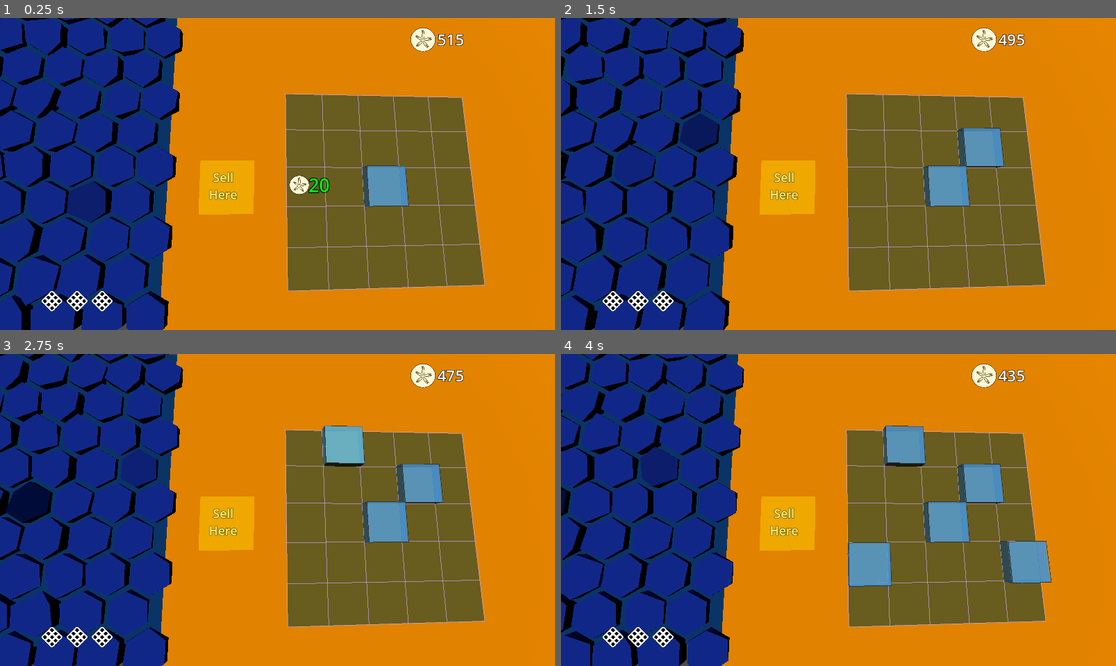
Above: before the commit, frames 1-4 (two rows, left to right).
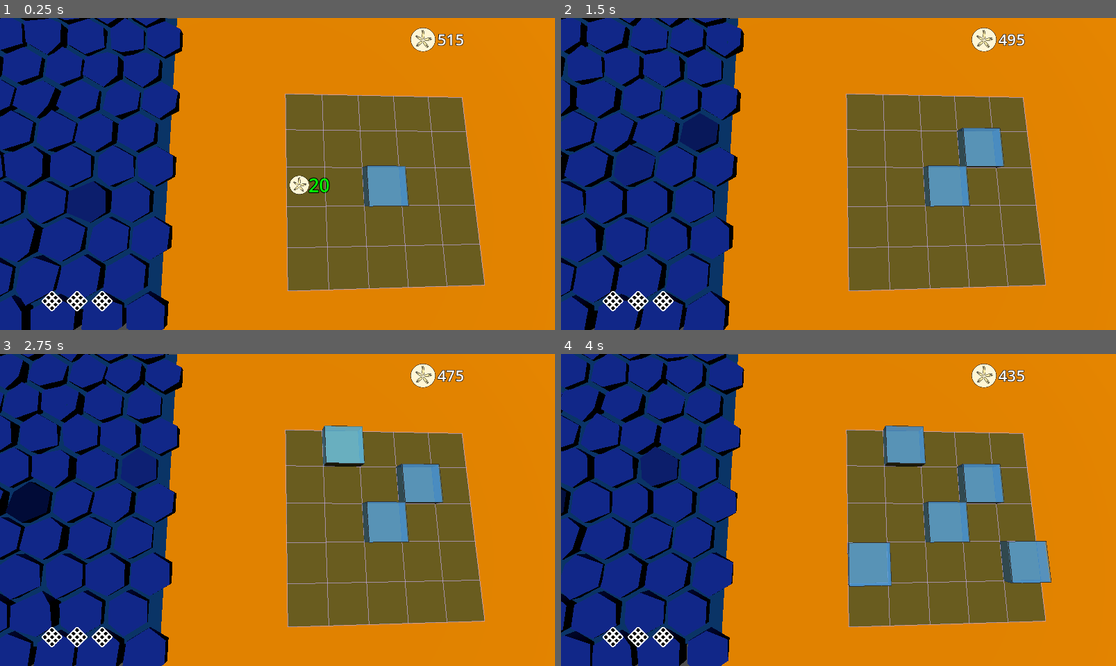
Above: after the commit, the same moments.

Repository: BinRoot/ludum-dare-58
Game: Godot game, scene res://Scenes/world.tscn
Same seed, same stepped clock (60 frames per second), same inputs: the game is played once before the commit and once after it.
Inputs (mouse positions are in pixels of both pictures, inside the frame that each line leads up to):
- Up to frame 1 (0.25 s): no input
- Up to frame 2 (1.5 s): move the mouse to (960, 158) at 0.52 s; click (960, 158) at 0.67 s; drag from (727, 189) to (810, 236) at 1.27 s
- Up to frame 3 (2.75 s): move the mouse to (333, 441) at 2.02 s; click (333, 441) at 2.17 s
- Up to frame 4 (4 s): drag from (810, 572) to (672, 463) at 2.77 s; move the mouse to (1005, 556) at 3.52 s; click (1005, 556) at 3.67 s

The runs differ from the first frame. In frame 1, 1.7% of the frame differs, in the area x 35-46%, y 45-64%; in frame 2, 1.7%; in frame 3, 1.7%; in frame 4, 1.7%.

Commit message:
sell icon

Diff:
--- a/Scenes/fish_tank.gd
+++ b/Scenes/fish_tank.gd
@@ -27,6 +27,8 @@
 var material: StandardMaterial3D
 var frame_mesh_instance: MeshInstance3D
 var water_mesh_instance: MeshInstance3D
+var sell_preview_container: Node3D = null
+var sell_preview_icon: Sprite3D = null
 var sell_preview_label: Label3D = null
 
 # Static array to track all tanks (for collision detection)
@@ -264,24 +266,45 @@
 
 	add_child(water_mesh_instance)
 
-	# Create sell preview label (hidden by default)
+	# Create sell preview (icon + text, hidden by default)
+	_create_sell_preview()
+
+	# Create capacity progress bar
+	_create_capacity_bar()
+
+func _create_sell_preview():
+	# Create a container to hold both icon and text
+	sell_preview_container = Node3D.new()
+	sell_preview_container.position = Vector3(0, tank_height + 0.6, 0)  # Above tank center
+	sell_preview_container.visible = false
+	add_child(sell_preview_container)
+
+	# Create coin icon (smaller)
+	sell_preview_icon = Sprite3D.new()
+	sell_preview_icon.texture = load("res://coin.svg")
+	sell_preview_icon.billboard = BaseMaterial3D.BILLBOARD_ENABLED
+	sell_preview_icon.no_depth_test = true
+	sell_preview_icon.render_priority = 11  # Render in front of label
+	sell_preview_icon.pixel_size = 0.008  # Much smaller icon
+	# Position icon to the left
+	sell_preview_icon.position = Vector3(-0.6, 0, 0)
+	sell_preview_container.add_child(sell_preview_icon)
+
+	# Create text label (larger and more visible)
 	sell_preview_label = Label3D.new()
 	sell_preview_label.text = ""
-	sell_preview_label.font_size = 28
+	sell_preview_label.font_size = 32  # Larger font
 	sell_preview_label.modulate = Color(1.0, 1.0, 0.6)
 	sell_preview_label.outline_modulate = Color.BLACK
-	sell_preview_label.outline_size = 4
+	sell_preview_label.outline_size = 8  # Thicker outline for better visibility
 	sell_preview_label.billboard = BaseMaterial3D.BILLBOARD_ENABLED
-	sell_preview_label.visible = false
-	sell_preview_label.pixel_size = 0.03
+	sell_preview_label.pixel_size = 0.035  # Larger pixel size
 	sell_preview_label.no_depth_test = true
-	sell_preview_label.render_priority = 10
-	# Position above tank center
-	sell_preview_label.position = Vector3(0, tank_height + 0.6, 0)
-	add_child(sell_preview_label)
-
-	# Create capacity progress bar
-	_create_capacity_bar()
+	sell_preview_label.render_priority = 11  # Same as icon
+	sell_preview_label.horizontal_alignment = HORIZONTAL_ALIGNMENT_LEFT
+	# Position text to the right of icon
+	sell_preview_label.position = Vector3(0.8, 0, -0.8)
+	sell_preview_container.add_child(sell_preview_label)
 
 func _setup_interaction():
 	# Create static body for mouse picking
@@ -602,16 +625,16 @@
 
 
 func _show_sell_preview():
-	if sell_preview_label == null:
+	if sell_preview_container == null or sell_preview_label == null:
 		return
 	var price := Global.compute_tank_sell_value(contained_fish, self)
-	sell_preview_label.text = "+" + str(price) + " clams"
+	sell_preview_label.text = "+" + str(price)
 	sell_preview_label.modulate = Color(0.9, 1.0, 0.6)
-	sell_preview_label.visible = true
+	sell_preview_container.visible = true
 
 func _hide_sell_preview():
-	if sell_preview_label:
-		sell_preview_label.visible = false
+	if sell_preview_container:
+		sell_preview_container.visible = false
 
 func _sell_this_tank():
 	# Calculate value and award clams
--- a/Scenes/grid_visualizer.gd
+++ b/Scenes/grid_visualizer.gd
@@ -217,7 +217,6 @@
 
 func _create_sell_marker():
 	# Create sell zone OUTSIDE the grid (to the right side)
-	var total_size_x = grid_size * cell_size
 	var sell_zone_size = Vector3(cell_size * 1.5, 0.5, cell_size * 1.5)
 
 	# Position sell zone to the right of the grid with some spacing
@@ -270,6 +269,7 @@
 	sell_label.no_depth_test = true
 	sell_label.render_priority = 10
 	sell_label.position = Vector3(0, 1.5, 0)  # Relative to sell_zone
+	sell_label.visible = false  # Hidden by default, only show when dragging a tank
 	sell_zone.add_child(sell_label)
 
 # Helper function to get the sell zone's global bounds
@@ -407,6 +407,13 @@
 	return false
 
 func _process(_delta):
+	# Show sell label only when a tank is being dragged
+	var tank_is_dragging = _is_any_tank_dragging()
+	if sell_label:
+		sell_label.visible = tank_is_dragging
+	if sell_marker:
+		sell_marker.visible = tank_is_dragging
+
 	# Don't show cost label during tank selection mode
 	if Global.is_selecting_tank:
 		if cost_label:
@@ -424,7 +431,7 @@
 		return
 
 	# Don't show cost label when a tank is being dragged
-	if _is_any_tank_dragging():
+	if tank_is_dragging:
 		if cost_label:
 			cost_label.visible = false
 		if cost_icon:
@@ -511,11 +518,7 @@
 					_try_buy_tank(row, col)
 
 func _on_tank_selection_started():
-	# Hide the sell label and grid lines during tank selection
-	if sell_label:
-		sell_label.visible = false
-	if sell_marker:
-		sell_marker.visible = false
+	# Hide grid lines during tank selection (sell label controlled by _process)
 	if mesh_instance:
 		mesh_instance.visible = false
 	if cost_label:
@@ -524,33 +527,21 @@
 		cost_icon.visible = false
 
 func _on_fish_placed():
-	# Show the sell label and grid lines again after placing the fish
-	if sell_label:
-		sell_label.visible = true
-	if sell_marker:
-		sell_marker.visible = true
+	# Show grid lines again after placing the fish (sell label controlled by _process)
 	if mesh_instance:
 		mesh_instance.visible = true
 
 func _on_growth_sequence_started():
-	# Hide all grid elements during growth sequence
+	# Hide grid elements during growth sequence (sell label controlled by _process)
 	if mesh_instance:
 		mesh_instance.visible = false
 	if cost_label:
 		cost_label.visible = false
 	if cost_icon:
 		cost_icon.visible = false
-	if sell_label:
-		sell_label.visible = false
-	if sell_marker:
-		sell_marker.visible = false
 
 func _on_growth_sequence_ended():
-	# Show grid elements again after growth sequence
+	# Show grid elements again after growth sequence (sell label controlled by _process)
 	if mesh_instance:
 		mesh_instance.visible = true
-	if sell_label:
-		sell_label.visible = true
-	if sell_marker:
-		sell_marker.visible = true
-	# Note: cost_label visibility is controlled by _process() based on hover state
+	# Note: cost_label and sell_label visibility is controlled by _process() based on state
